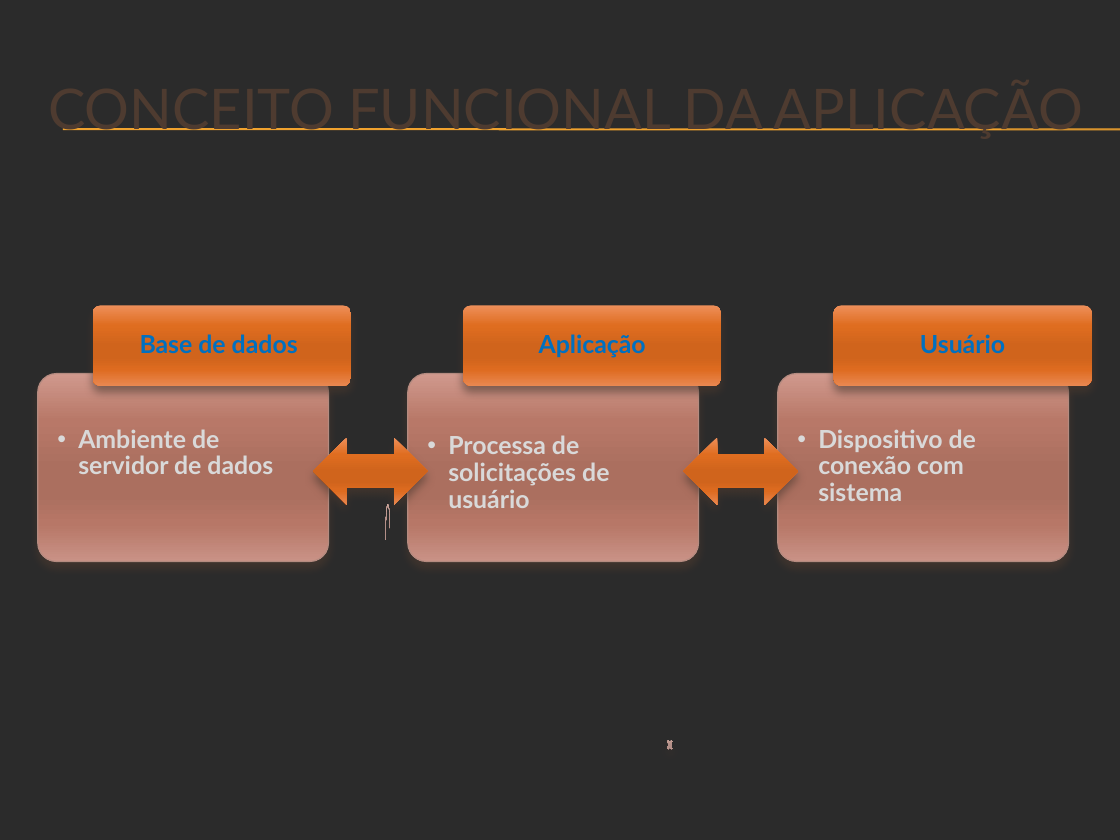
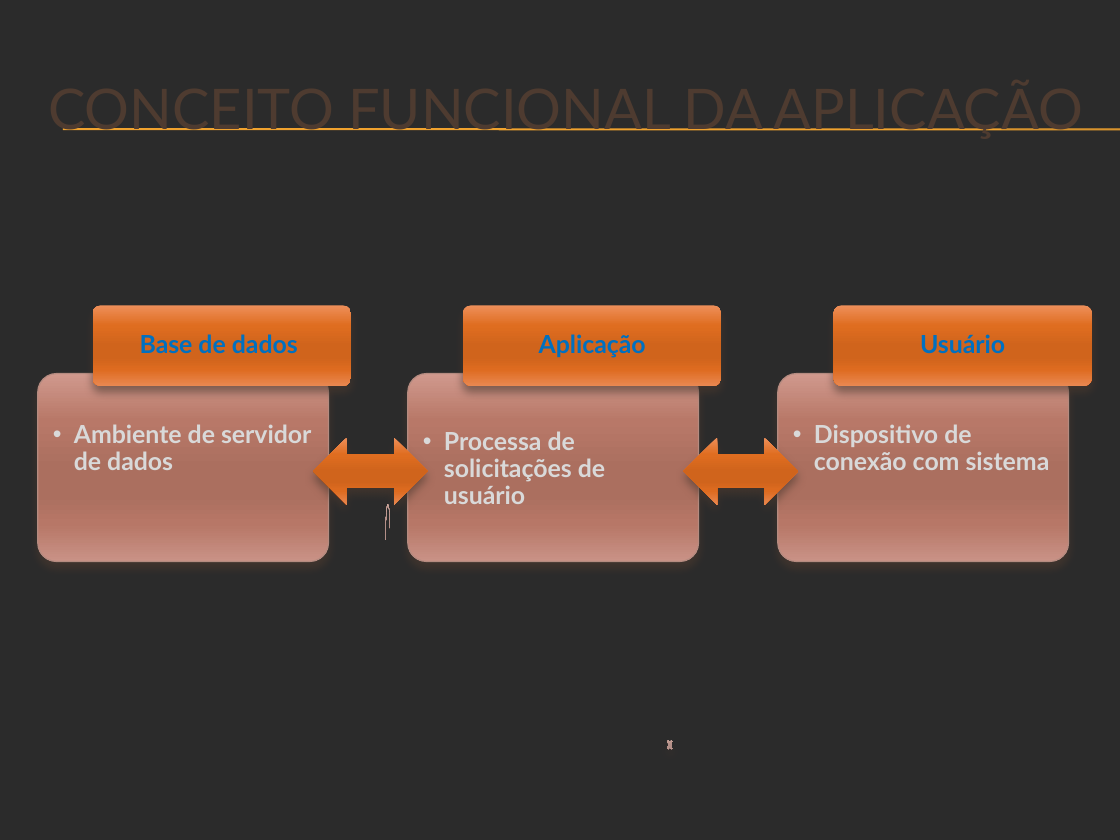
Before and after one commit to Neimarmg/Open_source, a slide deck: slide 9 of SAS/Planejamento/Docs/#3 - Apresentação do projeto.pptx. Drawn at 1120x840 pixels with LibreOffice and Linux fonts; fonts in the diff are those of the drawing; background and template pictures are left out; a plain dark background stands for a picture behind light text. Boxes give left, top, right and bottom in pixels: in the first picture for what was removed or moved away, otherwise in the second. Text is boxed around its words. In the diff, an @@ line names an element or a change of style, - is before the commit and + after.

```diff
--- a/SAS/Planejamento/Docs/#3 - Apresentação do projeto.pptx
+++ b/SAS/Planejamento/Docs/#3 - Apresentação do projeto.pptx
@@ text "Ambiente de servidor de dados" rewrapped from box(78, 429, 273, 474) to box(74, 424, 311, 470) @@
@@ text "Dispositivo de conexão com sistema" rewrapped from box(818, 429, 976, 501) to box(814, 424, 1050, 470) @@
@@ text "Processa de solicitações de usuário": place and size @@
-text "Processa de solicitações de usuário" at box(448, 435, 609, 508)
+text "Processa de solicitações de usuário" at box(444, 431, 605, 504)
```
Also in this commit, not shown: 4 other slides changed, 3 other files.
